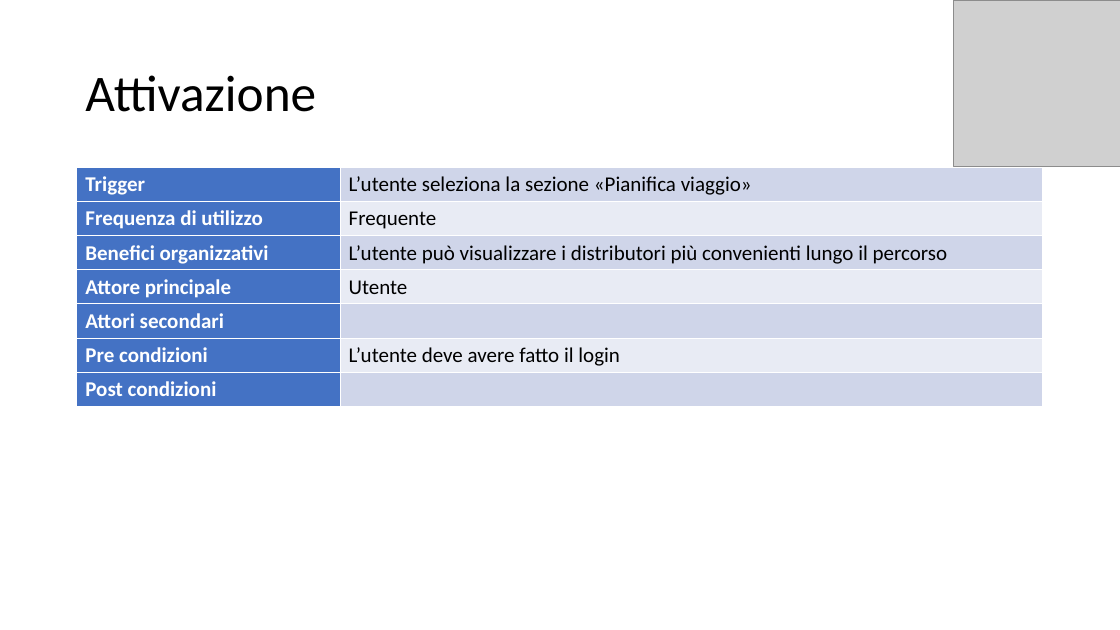
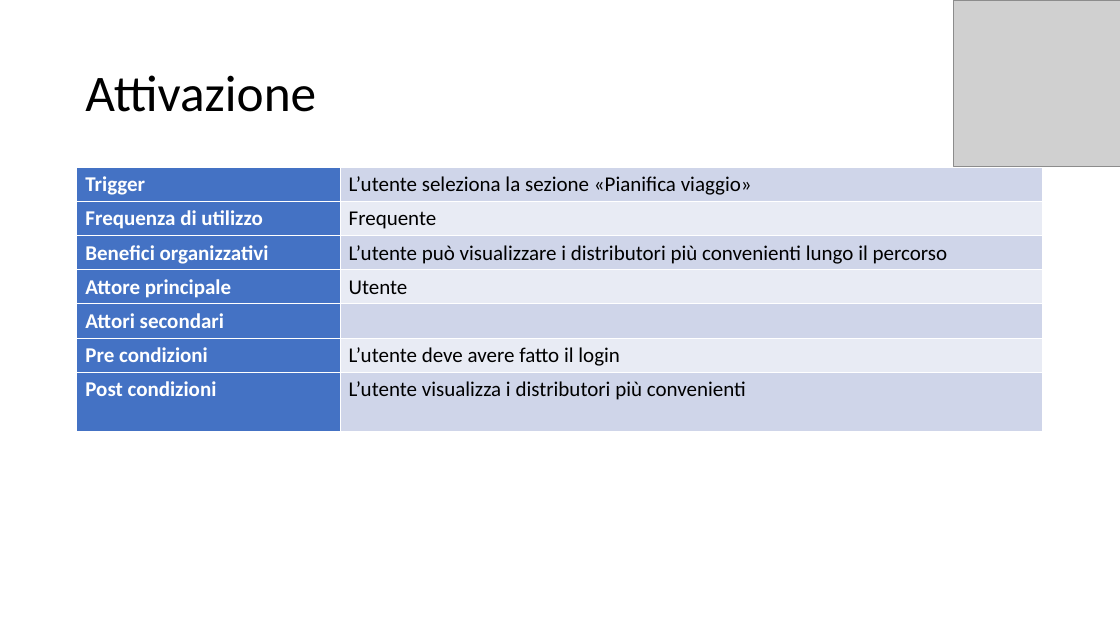
Before and after one commit to itsar19-20/gas, a slide deck: slide 3 of Template use case/Template Use Case - Pianificazione.pptx. Drawn at 1120x630 pixels with LibreOffice and Linux fonts; fonts in the diff are those of the drawing; grey boxes stand for pictures. Boxes give left, top, right and bottom in pixels: in the first picture for what was removed or moved away, otherwise in the second. Text is boxed around its words. In the diff, an @@ line names an element or a change of style, - is before the commit and + after.

```diff
--- a/Template use case/Template Use Case - Pianificazione.pptx
+++ b/Template use case/Template Use Case - Pianificazione.pptx
@@ table at [77, 168, 1044, 431] @@
-row 7, column 2: 
+row 7, column 2: L’utente visualizza i distributori più convenienti
```
Also in this commit, not shown: 3 other files.
